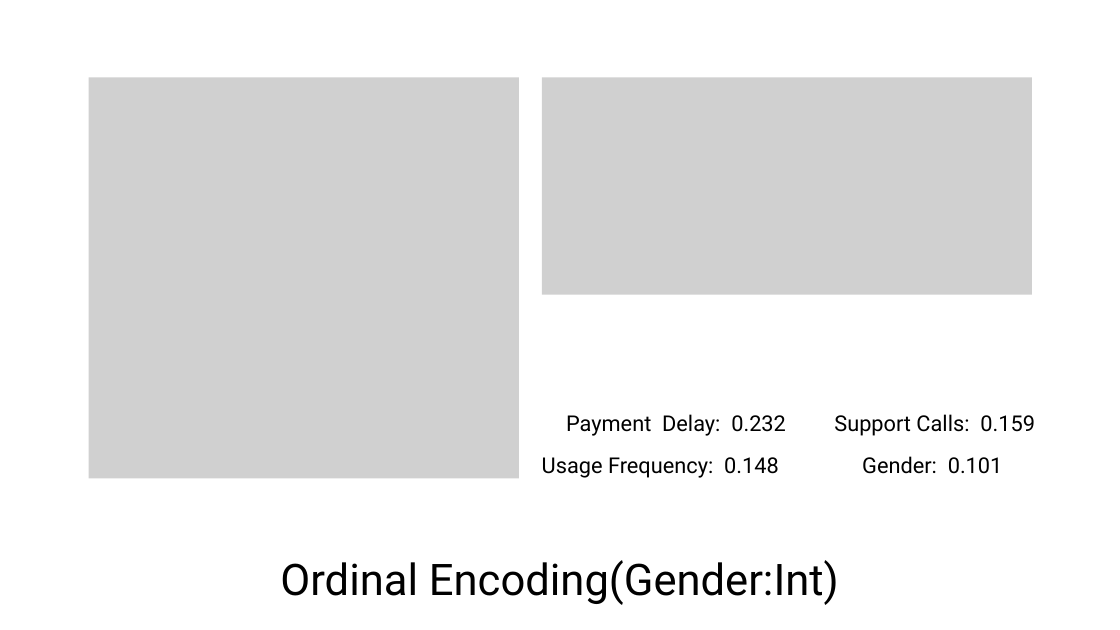
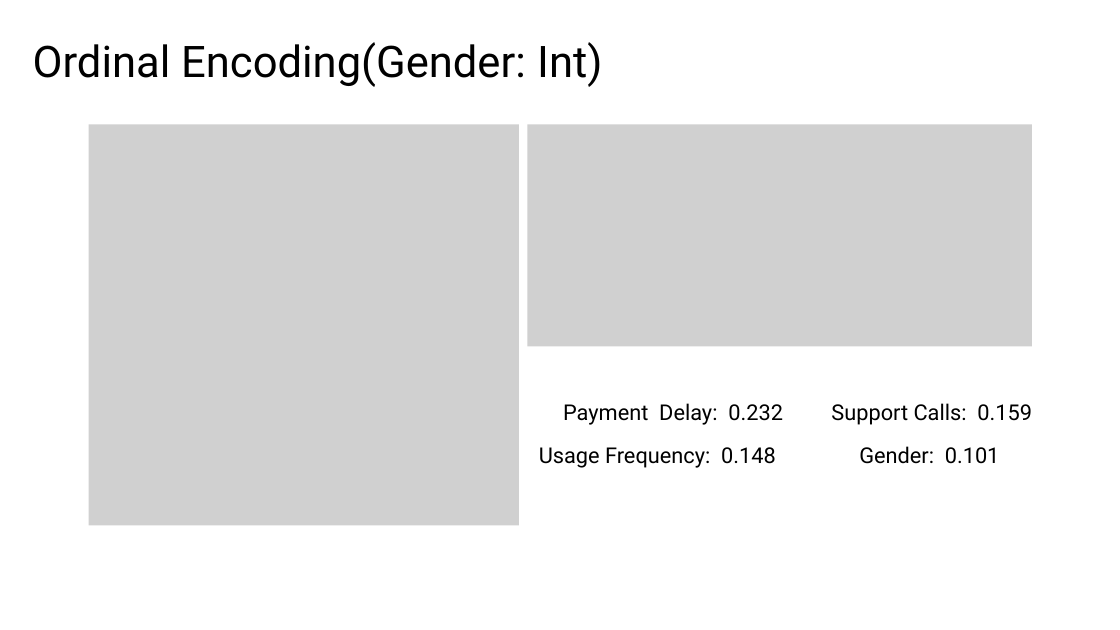
Before and after one commit to LeeMoofon0222/Vizuro_Intern, a slide deck: slide 9 of cc_process/Customer Churn.pptx (slide 10 before the commit). Drawn at 1120x630 pixels with LibreOffice and Linux fonts; fonts in the diff are those of the drawing; grey boxes stand for pictures; background and template pictures are left out. Boxes give left, top, right and bottom in pixels: in the first picture for what was removed or moved away, otherwise in the second. Text is boxed around its words. In the diff, an @@ line names an element or a change of style, - is before the commit and + after.

```diff
--- a/cc_process/Customer Churn.pptx
+++ b/cc_process/Customer Churn.pptx
@@ text at (33,42,602,87): text changed @@
-Ordinal Encoding(Gender:Int)
+Ordinal Encoding(Gender: Int)
@@ picture: place and size @@
-picture at (88,77,519,478)
+picture at (88,124,519,525)
@@ picture: place and size @@
-picture at (542,77,1032,295)
+picture at (528,124,1032,347)
@@ 4 texts: place and size @@
-4 texts at (542,414,1035,478)
+4 texts at (539,403,1032,468)
```
Also in this commit, not shown: 4 other slides changed, 6 slides added, 1 slide removed, 14 other files.
